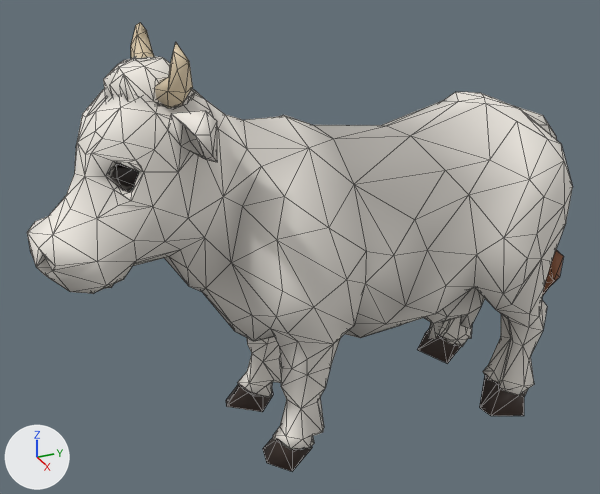
One commit to the glTF model assets/models/animal_part/cow/HOOFBEAT_Cow_Ranch.glb: the scene before it, then after it.
Camera for both pictures: a 50 mm lens placed at (3.74, -1.99, 3.0), pointed at (-0.06, -0.28, 1.1). The lights are fixed; the arrows at lower left show +X, +Y and +Z. The first picture is the older version. Mesh edges are drawn as thin lines. Vertices at exactly the same position are counted once.

In view in the first picture: 'CowBody', 'CowHooves', 'CowHorns', 'CowTuft' and 1 more.
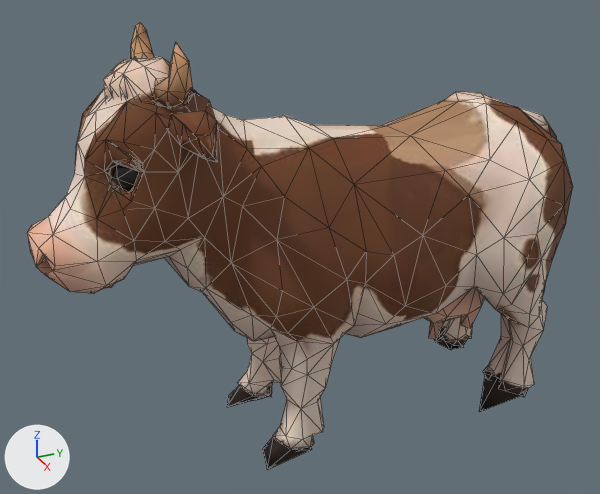
Where the change shows, as pixel boxes [x1, y1, x2, y2] in the pictures (600 x 494 px; the box of a moved part takes in the faces that stretch with it):
'CowBody', surface changed, reshaped (grey to brown)
    before: [27, 56, 573, 449]
    after: [27, 57, 573, 449]
'CowHooves', surface changed, reshaped
    before: [226, 329, 524, 472]
    after: [227, 335, 524, 470]
'CowHorns', surface changed, recoloured (beige to brown)
    both: [131, 22, 193, 108]
'CowTuft', surface changed, reshaped (not visible afterwards)
    before: [543, 250, 564, 295]
part 1 of me_cowbody, moved or reshaped
    before: [28, 56, 225, 242]
    after: [28, 57, 225, 242]
part 2 of me_cowbody, moved or reshaped
    both: [354, 170, 477, 305]
part 3 of me_cowbody, moved or reshaped
    both: [345, 313, 385, 338]
part 4 of me_cowbody, recoloured (grey to brown)
    both: [187, 92, 546, 341]
part 5 of me_cowhooves, moved or reshaped
    before: [226, 384, 273, 412]
    after: [227, 385, 265, 407]
part 6 of me_cowhooves, moved or reshaped
    before: [263, 438, 312, 472]
    after: [263, 437, 312, 470]
part 7 of me_cowhooves, cut back
    before: [480, 374, 524, 416]
    after: [479, 374, 524, 412]
part 8 of me_cowhooves, moved or reshaped
    before: [418, 329, 461, 364]
    after: [434, 335, 462, 350]

The change, as a diff of the scene's bpy script:
```diff
--- a/assets/models/animal_part/cow/HOOFBEAT_Cow_Ranch.glb.py
+++ b/assets/models/animal_part/cow/HOOFBEAT_Cow_Ranch.glb.py
@@ img_skin @@
+img_skin = load_image('skin', '_unpacked/skin', 512, 512, 'sRGB')
@@ mat_cow_hide @@
 n2 = _N.new('ShaderNodeMix'); n2.name = 'Mix'
 n2.inputs[0].default_value = 1.0  # 'Factor'
-n2.inputs[7].default_value = (0.896, 0.855, 0.791, 1.0)  # 'B', white #f3eee6
 n3 = _N.new('ShaderNodeVertexColor'); n3.name = 'Color Attribute'
+n4 = _N.new('ShaderNodeTexImage'); n4.name = 'Image Texture'
+n4.image = img_skin
 _L.new(n0.outputs[0], n1.inputs[0])  # 'BSDF' to 'Surface'
 _L.new(n2.outputs[2], n0.inputs[0])  # 'Result' to 'Base Color'
-_L.new(n3.outputs[0], n2.inputs[6])  # 'Color' to 'A'
+_L.new(n3.outputs[0], n2.inputs[7])  # 'Color' to 'B'
+_L.new(n4.outputs[0], n2.inputs[6])  # 'Color' to 'A'
@@ me_cowbody @@
 # used by ob_cowbody; location = (0.0, 0.0, 0.0)
-me_cowbody.from_pydata(...)  # 679 vertices, 1250 faces; spans x -0.62..0.62, y -1.68..1.41, z 0.06..2.23
+me_cowbody.from_pydata(...)  # 676 vertices, 1250 faces; spans x -0.62..0.62, y -1.68..1.41, z 0.06..2.23
+# me_cowbody part 1: 23 vertices removed from x -0.23..0.33, y -1.65..-0.79, z 1.41..2.22; 24 vertices added at x -0.21..0.33, y -1.65..-0.79, z 1.43..2.23
+# me_cowbody part 2: 2 vertices removed from x 0.5..0.57, y 0.09..0.13, z 1.27..1.41; 1 vertex added at x 0.55, y 0.11, z 1.34
+# me_cowbody part 3: 2 vertices removed from x 0.21..0.32, y -0.32..-0.23, z 0.74..0.81; 1 vertex added at x 0.25, y -0.27, z 0.76
+# me_cowbody part 4: 172 kept faces spanning x -0.6..0.61, y -0.99..0.93, z 0.47..2.12 get new vertex colours
+# other edits to the shape of me_cowbody do not show in these pictures
 me_cowbody.materials.append(mat_cow_hide)
@@ me_cowhooves @@
 # used by ob_cowhooves; location = (0.0, 0.0, 0.0)
-me_cowhooves.from_pydata(...)  # 50 vertices, 59 faces; spans x -0.53..0.53, y -0.67..1.01, z 0.0..0.15
-me_cowhooves.materials.append(mat_cow_hoof)
+me_cowhooves.from_pydata(...)  # 44 vertices, 60 faces; spans x -0.47..0.48, y -0.67..1.0, z 0.0..0.18
+# me_cowhooves part 5: 11 vertices removed from x -0.39..-0.15, y -0.67..-0.37, z 0.0..0.14; 12 vertices added at x -0.4..-0.18, y -0.67..-0.39, z 0.01..0.12
+# me_cowhooves part 6: 8 vertices removed from x 0.23..0.42, y -0.65..-0.37, z 0.01..0.15; 12 vertices added at x 0.24..0.38, y -0.66..-0.38, z 0.0..0.13
+# me_cowhooves part 7: 11 vertices removed from x 0.14..0.53, y 0.73..1.01, z 0.0..0.15; 5 vertices added at x 0.17..0.48, y 0.71..1.0, z 0.0..0.18
+# me_cowhooves part 8: 10 vertices removed from x -0.53..-0.15, y 0.74..0.99, z 0.0..0.14; 5 vertices added at x -0.47..-0.18, y 0.85..0.98, z 0.05..0.09
+me_cowhooves.materials.append(mat_cow_hide)
@@ me_cowhorns @@
 me_cowhorns.from_pydata(...)  # 38 vertices, 59 faces; spans x -0.361..0.369, y -1.102..-0.951, z 2.03..2.335
-me_cowhorns.materials.append(mat_cow_horn)
+me_cowhorns.materials.append(mat_cow_hide)
@@ me_cowtuft @@
 # used by ob_cowtuft; location = (0.0, 0.0, 0.0)
-me_cowtuft.from_pydata(...)  # 18 vertices, 28 faces; spans x -0.094..0.125, y 1.309..1.505, z 0.456..0.86
-me_cowtuft.materials.append(mat_cow_tuft)
+me_cowtuft.from_pydata(...)  # 18 vertices, 32 faces; spans x -0.085..0.042, y 1.326..1.442, z 0.458..0.846
+# me_cowtuft part 9
+# 17 vertices are removed from x -0.094..0.125, y 1.309..1.505, z 0.456..0.86
+# 28 faces are deleted
+# 17 vertices are added at x -0.085..0.042, y 1.326..1.442, z 0.458..0.835
+# 32 new faces join them
+me_cowtuft.materials.append(mat_cow_hide)
```
